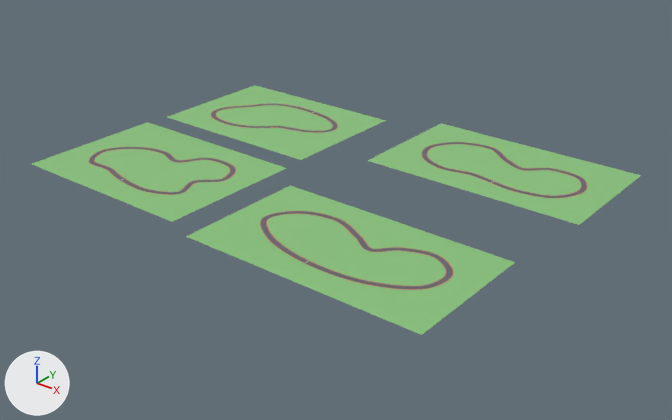
Renders of the Blender file blender/grand_prix_tracks.blend from each side of a commit.
The view is the same before and after, from a camera (50 mm lens) standing at (1837.0, -1996.0, 993.0) and looking at (436.0, -246.0, -92.0). The lights are fixed; the arrows at lower left show +X, +Y and +Z. The picture after the commit comes second.

Script lines for the objects in view, before the commit:
```python
ob_canyon_sprint_ground = bpy.data.objects.new('canyon-sprint_ground', me_plane_003)
ob_canyon_sprint_ground.location = (699.0, -538.0, 0.0)
ob_canyon_sprint_ground.scale = (654.0, 366.0, 1.0)
ob_canyon_sprint_road = bpy.data.objects.new('canyon-sprint_road', me_canyon_sprint_road)
ob_canyon_sprint_road.location = (0.0, 0.0, 0.0)
ob_lakeside_loop_ground = bpy.data.objects.new('lakeside-loop_ground', me_plane_001)
ob_lakeside_loop_ground.location = (742.0, 87.0, 0.0)
ob_lakeside_loop_ground.scale = (627.0, 372.0, 1.0)
ob_lakeside_loop_road = bpy.data.objects.new('lakeside-loop_road', me_lakeside_loop_road)
ob_lakeside_loop_road.location = (0.0, 0.0, 0.0)
ob_sunny_meadow_ground = bpy.data.objects.new('sunny-meadow_ground', me_plane)
ob_sunny_meadow_ground.location = (11.0, -11.0, 0.0)
ob_sunny_meadow_ground.scale = (546.0, 398.0, 1.0)
ob_twisty_hills_ground = bpy.data.objects.new('twisty-hills_ground', me_plane_002)
ob_twisty_hills_ground.location = (10.0, -482.0, 0.0)
ob_twisty_hills_ground.scale = (564.0, 414.0, 1.0)
ob_twisty_hills_road = bpy.data.objects.new('twisty-hills_road', me_twisty_hills_road)
ob_twisty_hills_road.location = (0.0, 0.0, 0.0)
```
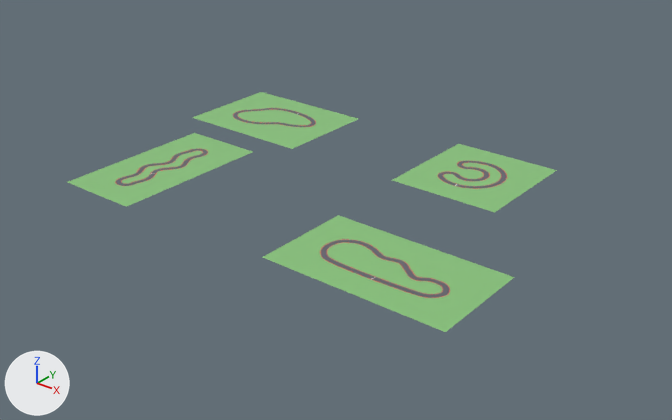
Pixel boxes (x1, y1, x2, y2) of what changed, in the pictures (672 x 420 px):
'canyon-sprint_ground', moved, rescaled (23% narrower, 22% shorter): before (186, 185, 515, 335); after (262, 215, 514, 332)
'lakeside-loop_ground', moved, rescaled (40% narrower, 33% shorter): before (367, 123, 641, 225); after (392, 144, 557, 212)
'twisty-hills_ground', moved, rescaled (27% narrower, 26% shorter): before (32, 122, 286, 222); after (67, 133, 253, 207)
'sunny-meadow_ground', moved, rescaled (24% narrower, 24% shorter): before (167, 85, 386, 160); after (192, 92, 358, 149)
'canyon-sprint_road', reshaped (33% narrower, 25% shorter): before (261, 211, 453, 289); after (321, 240, 449, 298)
'lakeside-loop_road', reshaped (58% narrower, 51% shorter): before (422, 142, 587, 198); after (438, 161, 507, 188)

The change, as a list of edits to the scene's bpy script:
```text
Change me_lakeside_loop_road:
    used by ob_lakeside_loop_road; location = (0.0, 0.0, 0.0)
    remove me_lakeside_loop_road.from_pydata(...)  # 474 vertices, 237 faces; spans x 501.0..982.0, y -26.0..200.0, z 0.0
    add me_lakeside_loop_road.from_pydata(...)  # 284 vertices, 142 faces; spans x 631.0..791.0, y -91.0..91.0, z 0.0
    me_lakeside_loop_road part 1: 474 vertices removed from x 501.0..982.0, y -26.0..200.0, z 0.0; 284 vertices added at x 631.0..791.0, y -91.0..91.0, z 0.0
Change me_canyon_sprint_road:
    used by ob_canyon_sprint_road; location = (0.0, 0.0, 0.0)
    remove me_canyon_sprint_road.from_pydata(...)  # 484 vertices, 242 faces; spans x 446.0..953.0, y -647.0..-428.0, z 0.0
    add me_canyon_sprint_road.from_pydata(...)  # 302 vertices, 151 faces; spans x 651.0..983.0, y -611.0..-487.0, z 0.0
    me_canyon_sprint_road part 2: 484 vertices removed from x 446.0..953.0, y -647.0..-428.0, z 0.0; 302 vertices added at x 651.0..983.0, y -611.0..-487.0, z 0.0
Change ob_sunny_meadow_ground:
    ob_sunny_meadow_ground.location: (11.0, -11.0, 0.0) -> (7.0, -7.0, 0.0)
    ob_sunny_meadow_ground.scale: (546.0, 398.0, 1.0) -> (409.0, 314.0, 1.0)
Change ob_lakeside_loop_ground:
    ob_lakeside_loop_ground.location: (742.0, 87.0, 0.0) -> (711.0, 0.0, 0.0)
    ob_lakeside_loop_ground.scale: (627.0, 372.0, 1.0) -> (308.0, 330.0, 1.0)
Change ob_twisty_hills_ground:
    ob_twisty_hills_ground.location: (10.0, -482.0, 0.0) -> (23.0, -475.0, 0.0)
    ob_twisty_hills_ground.scale: (564.0, 414.0, 1.0) -> (237.0, 456.0, 1.0)
Change ob_canyon_sprint_ground:
    ob_canyon_sprint_ground.location: (699.0, -538.0, 0.0) -> (817.0, -549.0, 0.0)
    ob_canyon_sprint_ground.scale: (654.0, 366.0, 1.0) -> (479.0, 271.0, 1.0)
```
